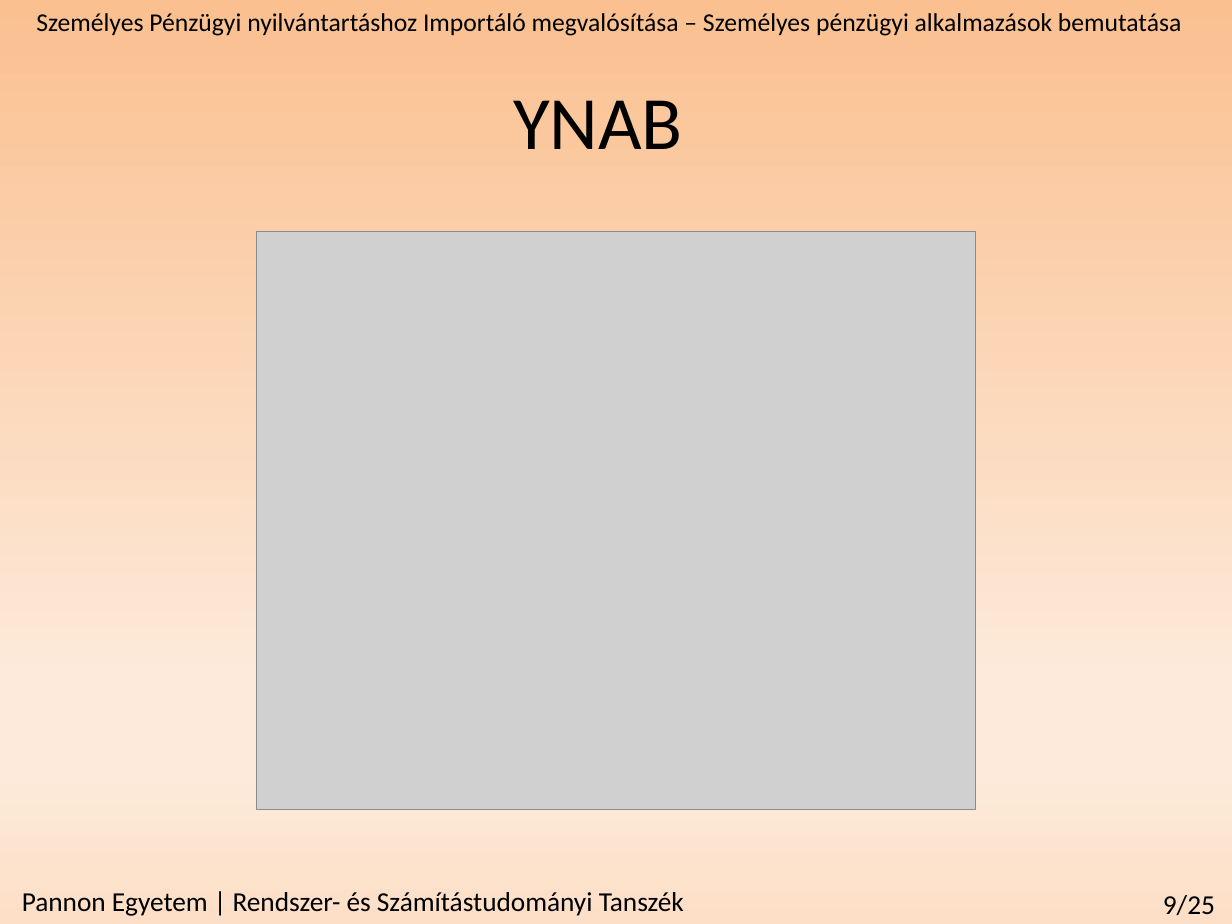
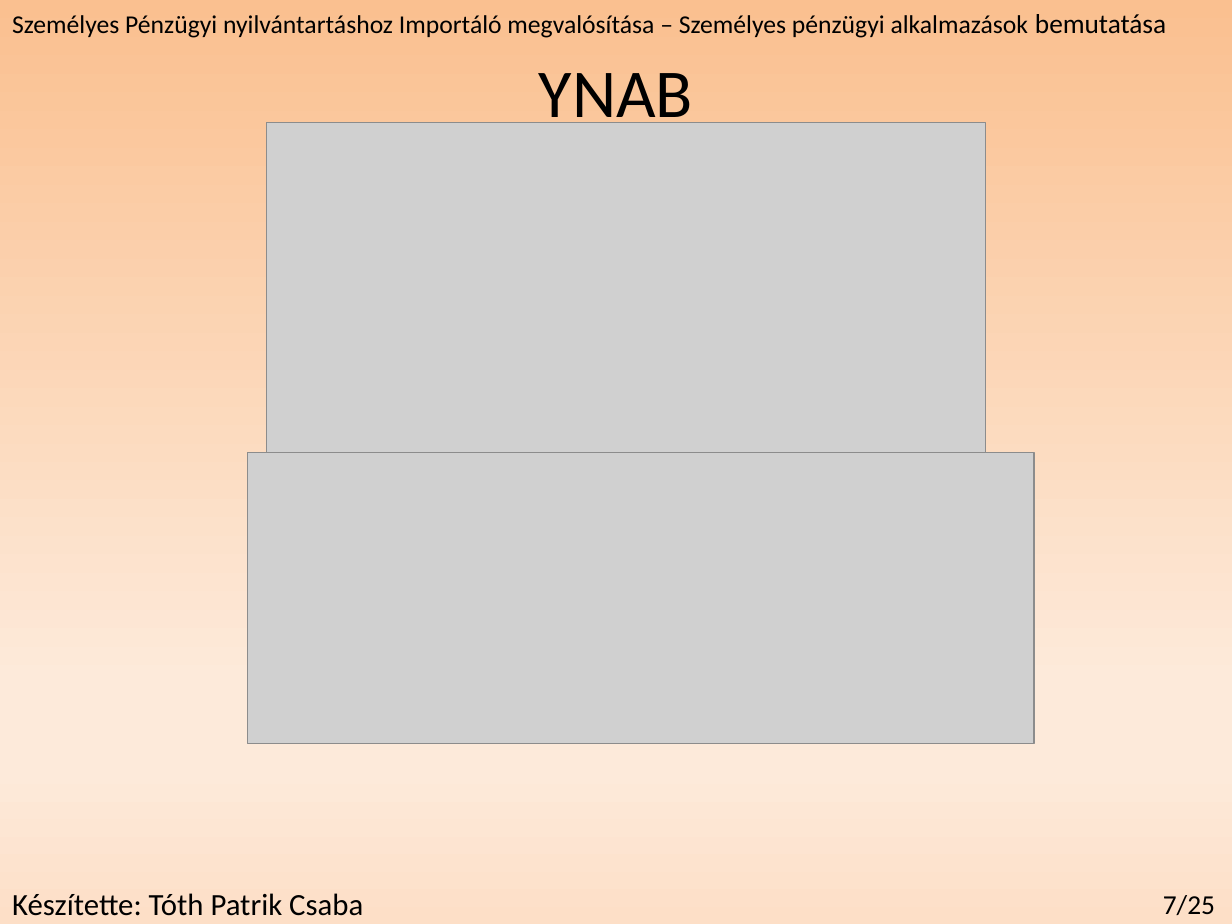
Before and after one commit to redizaar/MoneyManager, a slide deck: slide 7 of féléveselőadás_szakdoga.pptx (slide 9 before the commit). Drawn at 1232x924 pixels with LibreOffice and Linux fonts; fonts in the diff are those of the drawing; grey boxes stand for pictures. Boxes give left, top, right and bottom in pixels: in the first picture for what was removed or moved away, otherwise in the second. Text is boxed around its words. In the diff, an @@ line names an element or a change of style, - is before the commit and + after.

```diff
--- a/féléveselőadás_szakdoga.pptx
+++ b/féléveselőadás_szakdoga.pptx
@@ text "Személyes Pénzügyi nyilvántartáshoz Importáló megvalósítása ...": place and size @@
-text "Személyes Pénzügyi nyilvántartáshoz Importáló megvalósítása ..." at <box>36,13,1181,36</box>
+text "Személyes Pénzügyi nyilvántartáshoz Importáló megvalósítása ..." at <box>12,14,1166,38</box>
@@ text "Személyes Pénzügyi nyilvántartáshoz Importáló megvalósítása ..." at <box>12,14,1166,38</box>: size 15 to 16 pt in "bemutatása" @@
@@ text "YNAB": place and size @@
-text "YNAB" at <box>513,100,683,149</box>
+text "YNAB" at <box>539,73,693,134</box>
@@ text "YNAB" at <box>539,73,693,134</box>: size 44 to 40 pt @@
@@ picture: place and size @@
-picture at <box>256,232,975,809</box>
+picture at <box>267,122,986,700</box>
@@ picture added at <box>248,452,1035,743</box> @@
@@ text at <box>12,893,363,916</box>: text changed; size 16 to 18 pt @@
-Pannon Egyetem | Rendszer- és Számítástudományi Tanszék
+Készítette: Tóth Patrik Csaba
@@ page number at <box>1163,895,1215,915</box>: text changed @@
-9/25
+7/25
```
Also in this commit, not shown: 13 other slides changed, 1 slide added, 3 slides removed.
